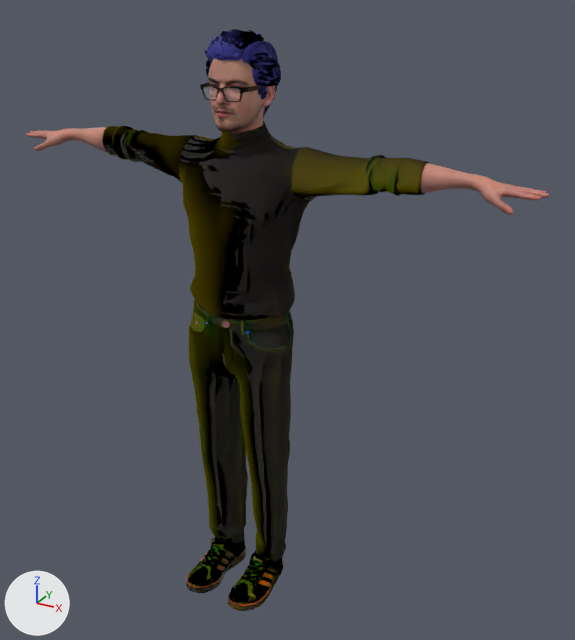
One commit to the glTF model public/models/avatar.glb: the scene before it, then after it.
One viewpoint serves both versions: a 50 mm lens placed at (1.257, -1.989, 2.019), pointed at (0.132, 0.057, 0.995). Lighting does not change. The marker at lower left points along +X, +Y and +Z. The picture after the commit comes second. Vertices at exactly the same position are counted once.

Names of what the first picture shows: 'avaturn_body', 'avaturn_glasses_0', 'avaturn_hair_0', 'avaturn_hair_1', 'avaturn_look_0', 'avaturn_shoes_0' and 1 more.
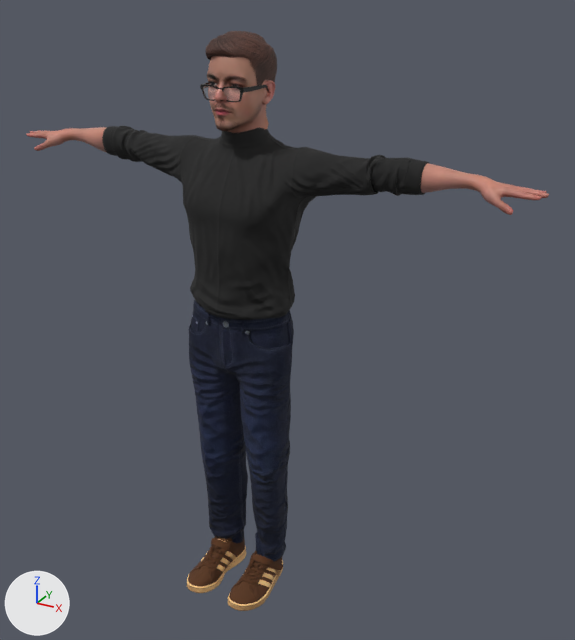
What changed in the scene script:
```text
Change img_image_4:
    img_image_4: load_image('Image_4', '_unpacked/Image_4', 512, 512, 'sRGB') -> load_image('Image_4', '_unpacked/Image_4', 1024, 1024, 'sRGB')
Change img_image_3:
    img_image_3: load_image('Image_3', '_unpacked/Image_3', 512, 512, 'Non-Color') -> load_image('Image_3', '_unpacked/Image_3', 1024, 1024, 'Non-Color')
Change img_image_5:
    img_image_5: load_image('Image_5', '_unpacked/Image_5', 1024, 1024, 'sRGB') -> load_image('Image_5', '_unpacked/Image_5', 1024, 1024, 'Non-Color')
Change img_image_6:
    img_image_6: load_image('Image_6', '_unpacked/Image_6', 1024, 1024, 'Non-Color') -> load_image('Image_6', '_unpacked/Image_6', 512, 512, 'Non-Color')
Change img_image_8:
    img_image_8: load_image('Image_8', '_unpacked/Image_8', 1024, 1024, 'sRGB') -> load_image('Image_8', '_unpacked/Image_8', 1024, 1024, 'Non-Color')
Change img_image_7:
    img_image_7: load_image('Image_7', '_unpacked/Image_7', 1024, 1024, 'Non-Color') -> load_image('Image_7', '_unpacked/Image_7', 512, 512, 'sRGB')
Change img_image_9:
    img_image_9: load_image('Image_9', '_unpacked/Image_9', 1024, 1024, 'Non-Color') -> load_image('Image_9', '_unpacked/Image_9', 1024, 1024, 'sRGB')
Change img_image_12:
    img_image_12: load_image('Image_12', '_unpacked/Image_12', 1024, 1024, 'sRGB') -> load_image('Image_12', '_unpacked/Image_12', 1024, 1024, 'Non-Color')
Change img_image_13:
    img_image_13: load_image('Image_13', '_unpacked/Image_13', 1024, 1024, 'Non-Color') -> load_image('Image_13', '_unpacked/Image_13', 1024, 1024, 'sRGB')
Change mat_avaturn_glasses_0_material:
    where n2 = _N.new('ShaderNodeTexImage'); n2.name = 'Image Texture'
    n2.image: img_image_4 -> img_image_7
    where n4 = _N.new('ShaderNodeTexImage'); n4.name = 'Image Texture.001'
    n4.image: img_image_3 -> img_image_6
Change mat_avaturn_hair_0_material:
    remove # nodes: BsdfPrincipled, Math x2, NormalMap, OutputMaterial, TexImage x2
    nodes: BsdfPrincipled, Math x2, NormalMap, OutputMaterial, SeparateColor, TexImage x3
    uses the picture img_image_3
    uses the picture img_image_4
    remove # uses the picture img_image_6
Change mat_avaturn_shoes_0_material:
    where n2 = _N.new('ShaderNodeTexImage'); n2.name = 'Image Texture'
    n2.image: img_image_8 -> img_image_9
    where n4 = _N.new('ShaderNodeTexImage'); n4.name = 'Image Texture.001'
    n4.image: img_image_7 -> img_image_8
    where n6 = _N.new('ShaderNodeTexImage'); n6.name = 'Image Texture.002'
    n6.image: img_image_9 -> img_image_10
Change mat_avaturn_look_0_material:
    where n2 = _N.new('ShaderNodeTexImage'); n2.name = 'Image Texture'
    n2.image: img_image_12 -> img_image_13
    where n4 = _N.new('ShaderNodeTexImage'); n4.name = 'Image Texture.001'
    n4.image: img_image_11 -> img_image_12
    where n6 = _N.new('ShaderNodeTexImage'); n6.name = 'Image Texture.002'
    n6.image: img_image_13 -> img_image_14
Change me_avaturn_body:
    remove me_avaturn_body.from_pydata(...)  # 5487 vertices, 10834 faces; spans x -0.89..0.89, y -0.1..0.13, z 0.06..1.84
    add me_avaturn_body.from_pydata(...)  # 6007 vertices, 11857 faces; spans x -0.89..0.89, y -0.11..0.13, z 0.02..1.85
    me_avaturn_body part 1: 765 vertices moved from x -0.87..0.87, y -0.1..0.13, z 1.46..1.84 to x -0.87..0.87, y -0.11..0.13, z 1.46..1.85; 1341 vertices removed from x -0.87..0.87, y -0.1..0.12, z 1.45..1.84; 1823 vertices added at x -0.86..0.87, y -0.11..0.12, z 1.45..1.85
    me_avaturn_body part 2: 143 kept faces spanning x -0.09..0.86, y -0.1..0.06, z 1.5..1.85 get new texture (UV) coordinates
    other edits to the shape of me_avaturn_body do not show in these pictures
Change me_avaturn_hair_0:
    remove me_avaturn_hair_0.from_pydata(...)  # 1812 vertices, 2096 faces; spans x -0.104..0.101, y -0.076..0.143, z 1.659..1.857
    add me_avaturn_hair_0.from_pydata(...)  # 1061 vertices, 2053 faces; spans x -0.086..0.089, y -0.082..0.137, z 1.617..1.863
    me_avaturn_hair_0 part 3: 1 vertex moved within x -0.077, y 0.004, z 1.746; 1180 vertices removed from x -0.104..0.101, y -0.074..0.143, z 1.699..1.857; 1059 vertices added at x -0.086..0.089, y -0.082..0.137, z 1.617..1.863
    other edits to the shape of me_avaturn_hair_0 do not show in these pictures
Remove ob_avaturn_hair_1:
    ob_avaturn_hair_1 = bpy.data.objects.new('avaturn_hair_1', me_avaturn_hair_1)
```

Changed parts and their boxes (x1, y1, x2, y2) in the pictures (575 x 640 px; the box of a moved part takes in the faces that stretch with it):
'avaturn_look_0', surface changed
    both: (102, 126, 429, 562)
'avaturn_body', reshaped
    before: (26, 58, 549, 215)
    after: (26, 56, 549, 215)
'avaturn_shoes_0', surface changed (lighter)
    both: (187, 537, 283, 611)
'avaturn_hair_1', deleted (blue)
    before: (204, 29, 281, 118)
'avaturn_hair_0', surface changed, reshaped (mostly hidden before)
    before: (245, 47, 277, 87)
    after: (206, 31, 277, 106)
'avaturn_glasses_0', surface changed
    both: (200, 82, 268, 102)
part 1 of me_avaturn_body, moved or reshaped
    before: (27, 59, 541, 215)
    after: (27, 56, 541, 215)
part 2 of me_avaturn_body, surface changed
    before: (210, 58, 267, 131)
    after: (209, 56, 263, 131)
part 3 of me_avaturn_hair_0, moved or reshaped (mostly hidden before)
    before: (245, 47, 277, 81)
    after: (206, 31, 277, 106)
